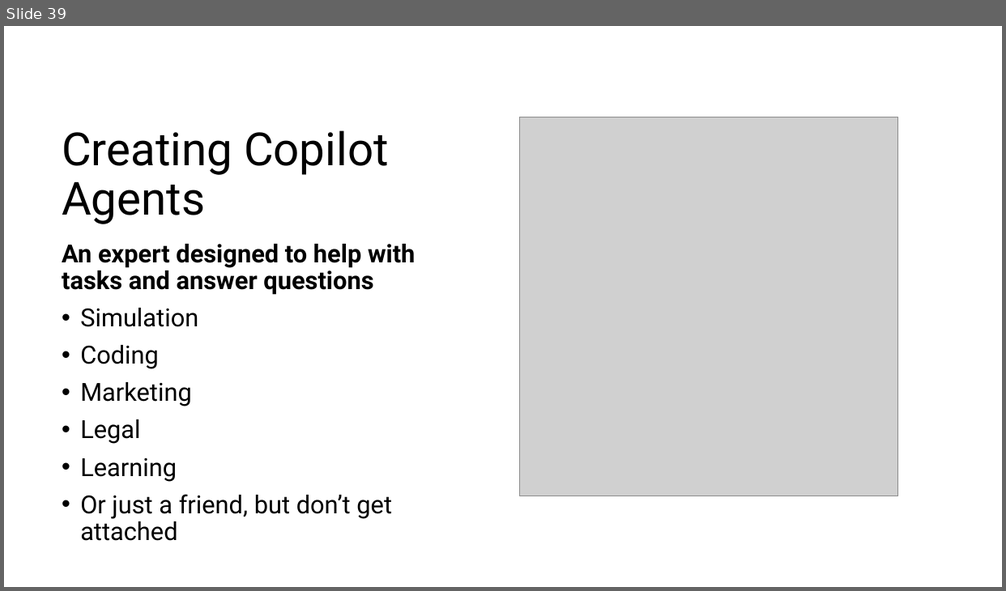
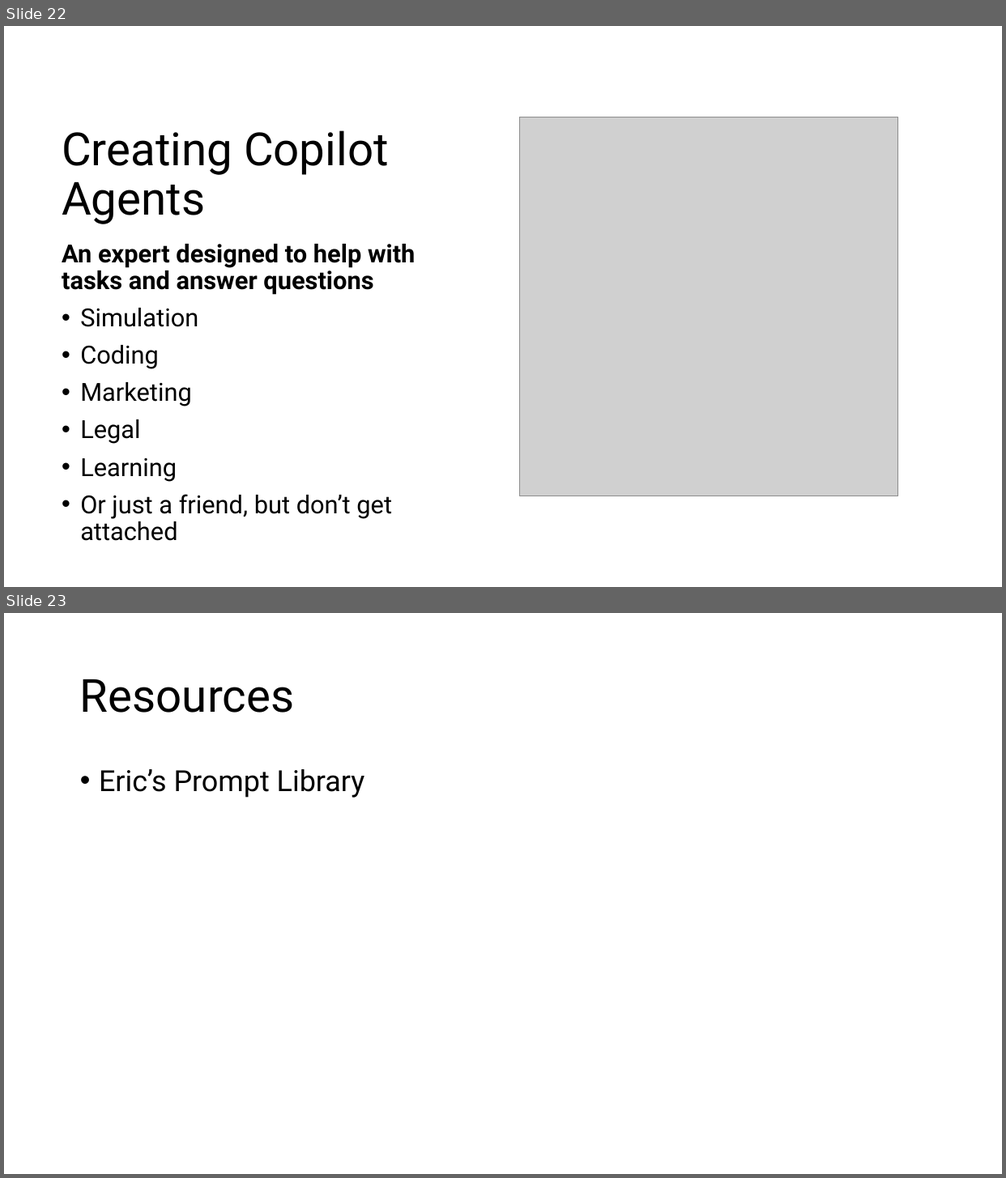
Before and after one commit to ericburcham/prompt-engineering, a slide deck: presentation/presentation.pptx. Shown one above the other, each under a label of ours: slide 39 before the commit, slides 22 and 23 after it. The pictures are 1006x591 and 1006x1178 pixels, drawn with LibreOffice and Linux fonts; fonts in the diff are those of the drawing; grey boxes stand for pictures. Boxes give left, top, right and bottom in pixels: in the first picture for what was removed or moved away, otherwise in the second. Text is boxed around its words. In the diff, an @@ line names an element or a change of style, - is before the commit and + after.

```diff
--- a/presentation/presentation.pptx
+++ b/presentation/presentation.pptx
@@ slide 23 added at (x1=4, y1=613, x2=1002, y2=1174), background #FFFFFF @@
@@ title added at (x1=80, y1=679, x2=294, y2=713), 44 pt, text #000000 @@
+Resources
@@ text added at (x1=99, y1=769, x2=365, y2=798), 28 pt, text #000000 @@
+• Eric’s Prompt Library
@@ what was slide 39 is now slide 22 @@
```
Also in this commit, not shown: 5 slides changed, 17 slides removed, 1 other file.
